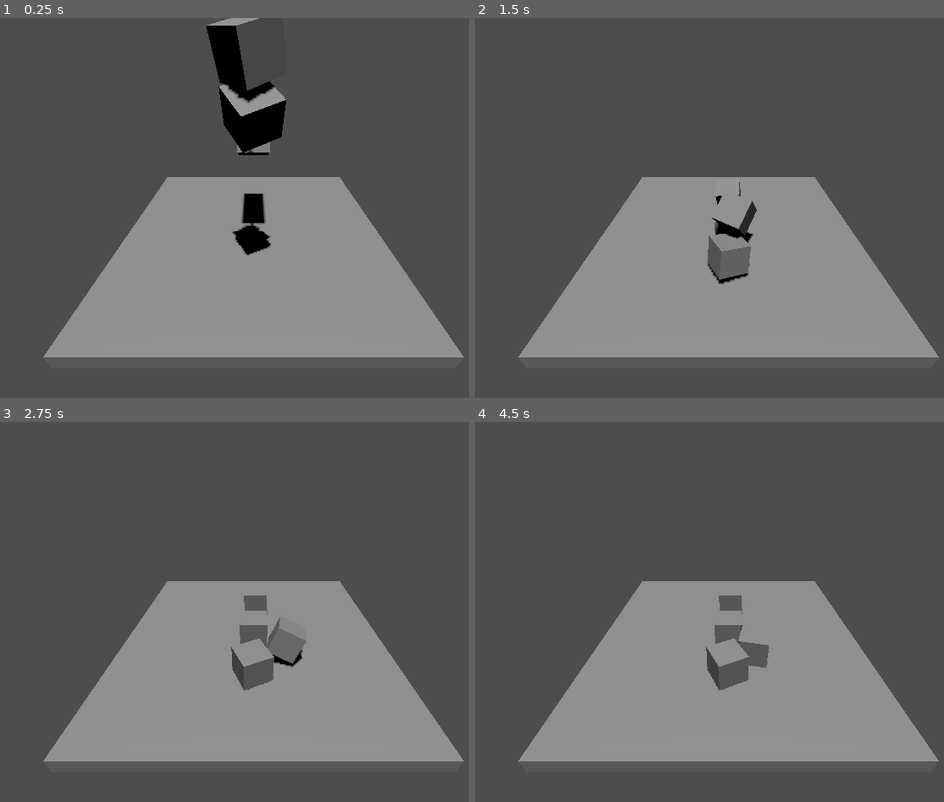
Above: before the commit, frames 1-4 (two rows, left to right).
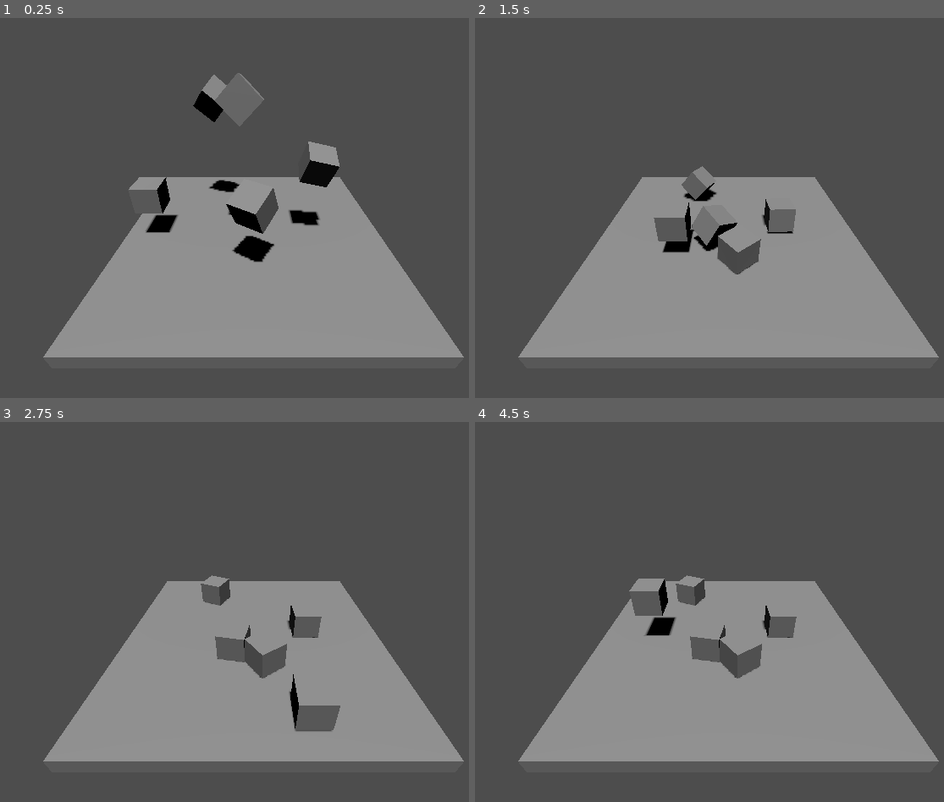
Above: after the commit, the same moments.

Repository: JHwang95/Godot_4_3D_Tutorial
Game: Godot game, scene res://level_1.tscn
Two runs of this game, one before a commit and one after it. Both use one fixed random seed, a clock stepped at 60 frames per second and the inputs below. Before the commit the project has no main scene; this scene is started directly in both runs.
Inputs:
- Up to frame 1 (0.25 s): no input
- Up to frame 2 (1.5 s): tap Enter (ui_accept) at 0.5, 0.6, 0.77, 1.07, 1.35 s; hold Right (ui_right) 0.53-1.28 s; hold Down (ui_down) from 1.28 s (still down)
- Up to frame 3 (2.75 s): tap Enter (ui_accept) at 1.52, 1.82, 2.1 s; release Down (ui_down) at 2.03 s; hold Right (ui_right) from 2.03 s (still down)
- Up to frame 4 (4.5 s): release Right (ui_right) at 2.78 s; hold Up (ui_up) 2.78-3.53 s; tap Enter (ui_accept) at 2.85, 3.02, 3.32, 3.6, 3.77, 4.07, 4.35 s; hold Left (ui_left) from 3.53 s (still down)

The runs differ from the first frame. In frame 1, 6.3% of the frame differs, in the area x 27-73%, y 0-65%; in frame 2, 3.0%; in frame 3, 3.2%; in frame 4, 3.0%.

Commit message:
added another tscene with placeholder character 'steve' and it has a gdscript containing default character movement code using the directional input for its ui

Diff:
--- a/level_1.tscn
+++ b/level_1.tscn
@@ -1,6 +1,7 @@
-[gd_scene load_steps=4 format=3 uid="uid://c7fe8atoqtw2c"]
+[gd_scene load_steps=5 format=3 uid="uid://c7fe8atoqtw2c"]
 
 [ext_resource type="PackedScene" uid="uid://ckfldliy4udy7" path="res://block.tscn" id="1_3hls8"]
+[ext_resource type="PackedScene" uid="uid://b3pr35gqd3aaq" path="res://steve.tscn" id="2_hbghi"]
 
 [sub_resource type="BoxMesh" id="BoxMesh_ilcil"]
 size = Vector3(10, 0.5, 10)
@@ -26,14 +27,19 @@
 transform = Transform3D(1, 0, 0, 0, 0.33005315, 0.94396234, 0, -0.94396234, 0.33005315, 0, 12.203128, 4.7330055)
 shadow_enabled = true
 
-[node name="Block_1" parent="." instance=ExtResource("1_3hls8")]
-transform = Transform3D(1, 0, 0, 0, 0.9053392, 0.42468932, 0, -0.42468932, 0.9053392, 0, 4.0321035, 0)
+[node name="Steve" parent="." instance=ExtResource("2_hbghi")]
+transform = Transform3D(0.99999994, 0, 0, 0, 0.99999994, 0, 0, 0, 1, -3.8424041, 1.8944522, 0)
 
-[node name="Block_2" parent="." instance=ExtResource("1_3hls8")]
-transform = Transform3D(1, 0, 0, 0, 0.95708203, -0.28981698, 0, 0.28981698, 0.95708203, 0, 5.6088166, -0.74733084)
+[node name="Node3D" type="Node3D" parent="."]
 
-[node name="Block_3" parent="." instance=ExtResource("1_3hls8")]
-transform = Transform3D(-0.58839923, -0.119435094, 0.7997011, 0.004123658, 0.9885745, 0.15067731, -0.80856025, 0.091956064, -0.58118385, -0.06999926, 6.1540027, 2.3998365)
+[node name="Block" parent="Node3D" instance=ExtResource("1_3hls8")]
+transform = Transform3D(0.97586346, 0.20624202, -0.07179686, -0.21838172, 0.921616, -0.32083243, -7.450581e-09, 0.32876778, 0.9444108, 2.2221506, 3.110527, 0)
 
-[node name="Block_4" parent="." instance=ExtResource("1_3hls8")]
-transform = Transform3D(-0.5883992, -0.11943504, 0.7997011, 0.5438671, 0.6734035, 0.5007358, -0.5983269, 0.72956365, -0.33127326, -0.069999605, 5.5811205, 2.455933)
+[node name="Block2" parent="Node3D" instance=ExtResource("1_3hls8")]
+transform = Transform3D(0.5042272, -0.22314803, 0.8342421, 0.4046947, 0.91445184, 2.9802322e-08, -0.7628742, 0.33761337, 0.5513984, 0, 2.5630074, 1.8546433)
+
+[node name="Block3" parent="Node3D" instance=ExtResource("1_3hls8")]
+transform = Transform3D(0.78027767, 0.5105847, -0.3612065, -0.6254333, 0.63699484, -0.4506337, 0, 0.57752997, 0.8163695, -1.5513701, 4.8571544, -2.411079)
+
+[node name="Block4" parent="Node3D" instance=ExtResource("1_3hls8")]
+transform = Transform3D(0.6983049, -0.71274126, -0.066107005, 0.71486455, 0.6896904, 0.11530798, -0.036591392, -0.1277777, 0.9911276, -0.38748506, 5.196018, 0)
--- a/project.godot
+++ b/project.godot
@@ -11,5 +11,6 @@
 [application]
 
 config/name="3D_Platformer_Game"
+run/main_scene="uid://c7fe8atoqtw2c"
 config/features=PackedStringArray("4.5", "Forward Plus")
 config/icon="res://icon.svg"
--- /dev/null
+++ b/steve.gd
@@ -0,0 +1,28 @@
+extends CharacterBody3D
+
+
+const SPEED = 5.0
+const JUMP_VELOCITY = 4.5
+
+
+func _physics_process(delta: float) -> void:
+	# Add the gravity.
+	if not is_on_floor():
+		velocity += get_gravity() * delta
+
+	# Handle jump.
+	if Input.is_action_just_pressed("ui_accept") and is_on_floor():
+		velocity.y = JUMP_VELOCITY
+
+	# Get the input direction and handle the movement/deceleration.
+	# As good practice, you should replace UI actions with custom gameplay actions.
+	var input_dir := Input.get_vector("ui_left", "ui_right", "ui_up", "ui_down")
+	var direction := (transform.basis * Vector3(input_dir.x, 0, input_dir.y)).normalized()
+	if direction:
+		velocity.x = direction.x * SPEED
+		velocity.z = direction.z * SPEED
+	else:
+		velocity.x = move_toward(velocity.x, 0, SPEED)
+		velocity.z = move_toward(velocity.z, 0, SPEED)
+
+	move_and_slide()
--- /dev/null
+++ b/steve.tscn
@@ -0,0 +1,16 @@
+[gd_scene load_steps=4 format=3 uid="uid://b3pr35gqd3aaq"]
+
+[ext_resource type="Script" uid="uid://byctupxghsoj7" path="res://steve.gd" id="1_bh3ft"]
+
+[sub_resource type="BoxMesh" id="BoxMesh_hdy3p"]
+
+[sub_resource type="BoxShape3D" id="BoxShape3D_bh3ft"]
+
+[node name="Steve" type="CharacterBody3D"]
+script = ExtResource("1_bh3ft")
+
+[node name="MeshInstance3D" type="MeshInstance3D" parent="."]
+mesh = SubResource("BoxMesh_hdy3p")
+
+[node name="CollisionShape3D" type="CollisionShape3D" parent="."]
+shape = SubResource("BoxShape3D_bh3ft")
Not shown, added: steve.gd.uid
Not shown, added: steve.tscn12979761885.tmp
